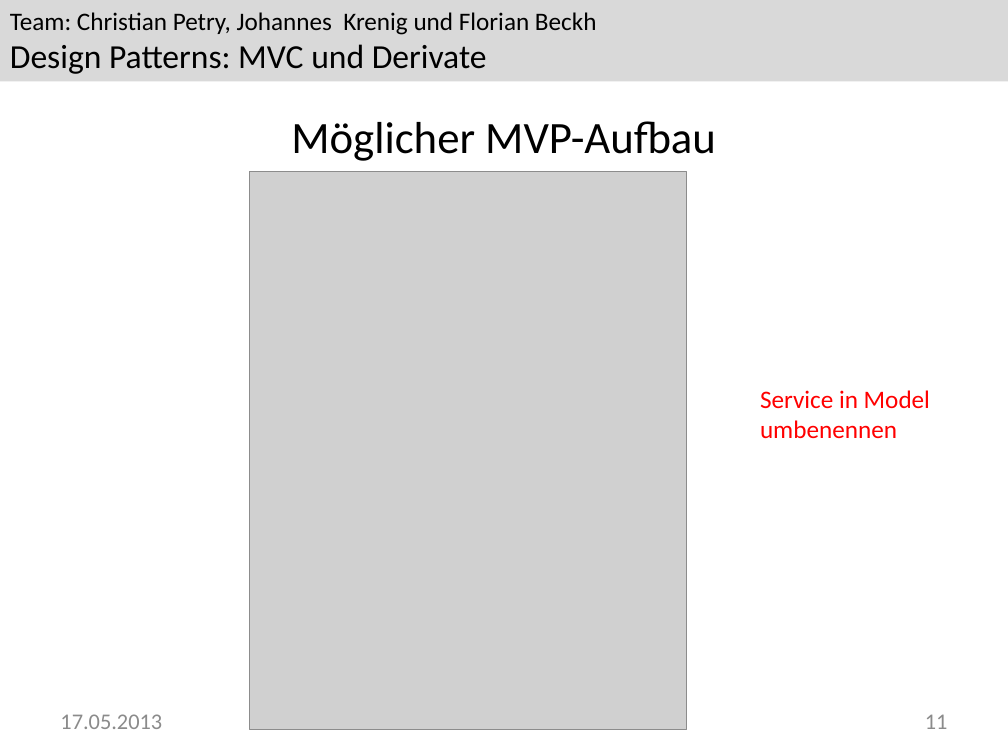
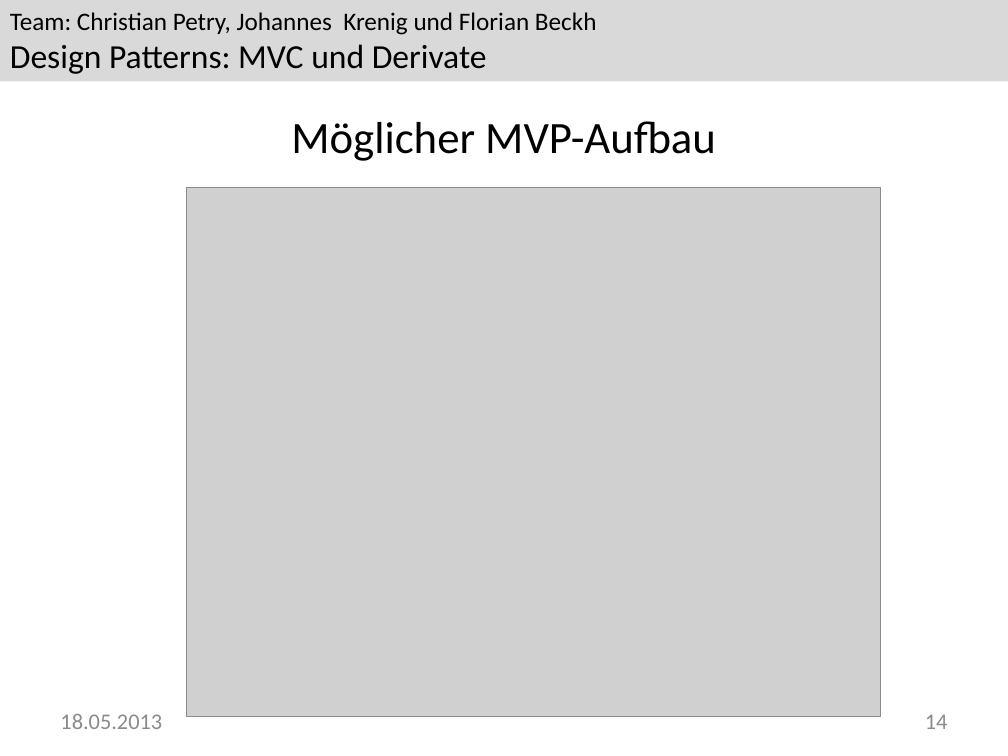
Before and after one commit to Greever/Design-Pattern-MVC, a slide deck: slide 14 of Dokumentation/Praesentation/Praesentation.pptx (slide 11 before the commit). Drawn at 1008x756 pixels with LibreOffice and Linux fonts; fonts in the diff are those of the drawing; grey boxes stand for pictures; background and template pictures are left out. Boxes give left, top, right and bottom in pixels: in the first picture for what was removed or moved away, otherwise in the second. Text is boxed around its words. In the diff, an @@ line names an element or a change of style, - is before the commit and + after.

```diff
--- a/Dokumentation/Praesentation/Praesentation.pptx
+++ b/Dokumentation/Praesentation/Praesentation.pptx
@@ picture resized from (x1=250, y1=171, x2=686, y2=730) to (x1=186, y1=187, x2=881, y2=717) @@
@@ text removed at (x1=760, y1=390, x2=930, y2=439) @@
-Service in Model
-umbenennen
@@ text at (x1=60, y1=714, x2=162, y2=729): text changed @@
-17.05.2013
+18.05.2013
@@ page number at (x1=925, y1=714, x2=948, y2=729): text changed @@
-11
+14
```
Also in this commit, not shown: 13 other slides changed, 9 slides added, 2 other files.
